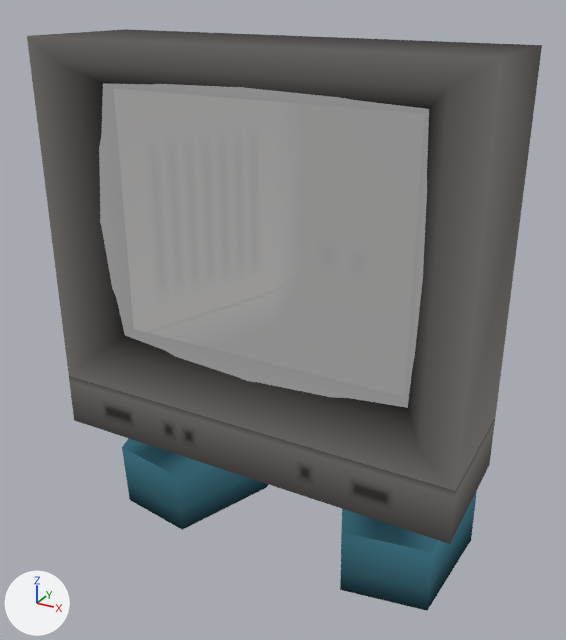
Two versions of the glTF model n64/examples/jam25/assets/player.glb, one commit apart.
Both versions are drawn from a camera (50 mm lens) standing at (3.48, -7.25, 5.63) and looking at (-0.34, -0.32, 2.17). Lighting does not change. The marker at lower left points along +X, +Y and +Z. The first picture is the older version. Vertices at exactly the same position are counted once.

The scene before the commit, as lines of its bpy script (objects in view):
```python
me_cube = bpy.data.meshes.new('Cube')
me_cube.from_pydata(...)  # 83 vertices, 134 faces; spans x -2.13..2.12, y -1.93..2.02, z -0.1..5.14
# faces by material slot: [102, 32]
me_cube.materials.append(mat_f3dlite_crt)
me_cube.materials.append(mat_f3d_offscreen00)
ob_crt = bpy.data.objects.new('CRT', me_cube)
ob_crt.location = (0.0, 0.0, 0.0)
```
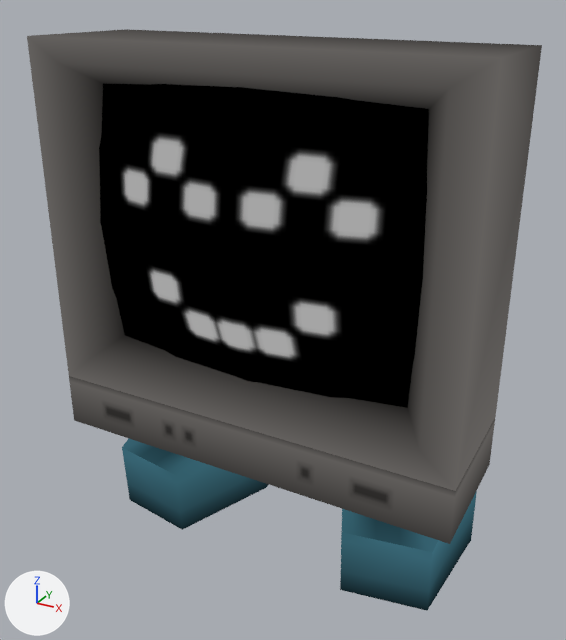
The change, as a list of edits to the scene's bpy script:
```text
Add img_face00_i4:
    img_face00_i4 = load_image('face00.i4', '_unpacked/face00.i4', 64, 64, 'sRGB')
Add mat_f3d_offscreen00_001:
    mat_f3d_offscreen00_001 = bpy.data.materials.new('f3d_offscreen00.001')
    # colours: grey #a5a5a5, mixed with the vertex colours
    # uses the picture img_face00_i4
Change me_cube:
    where me_cube.from_pydata(...)  # 83 vertices, 134 faces; spans x -2.13..2.12, y -1.93..2.02, z -0.1..5.14
    used by ob_crt; location = (0.0, 0.0, 0.0)
    me_cube part 1: all 32 faces that had it switch from mat_f3d_offscreen00 to mat_f3d_offscreen00_001
    me_cube part 2: texture (UV) coordinates of 32 of 134 faces, centred in x -1.43..1.43, y -1.88..-1.54, z 2.26..4.62, changed; they spanned u 0.0..1.0, v 0.0..1.0 and now span u -0.12..1.12, v -0.12..1.12
```

What differs and where, as boxes (x1, y1, x2, y2) in the pictures (566 x 640 px):
'CRT', recoloured, surface changed
    both: (96, 80, 433, 411)
part 1 of me_cube, recoloured
    after: (99, 84, 429, 408)
part 2 of me_cube, surface changed
    after: (99, 84, 429, 408)
